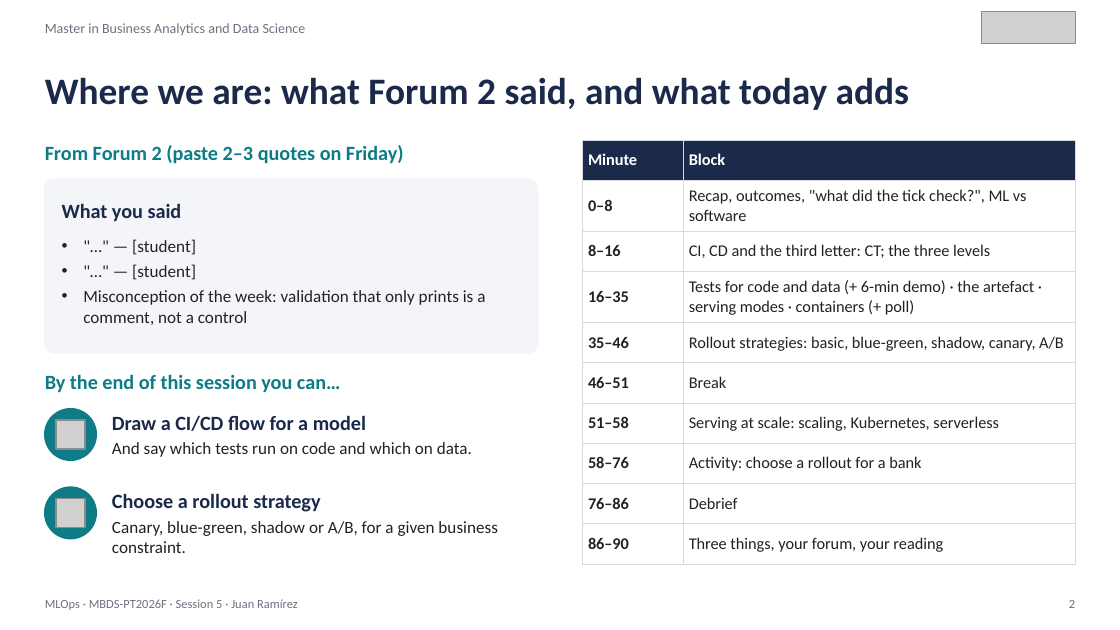
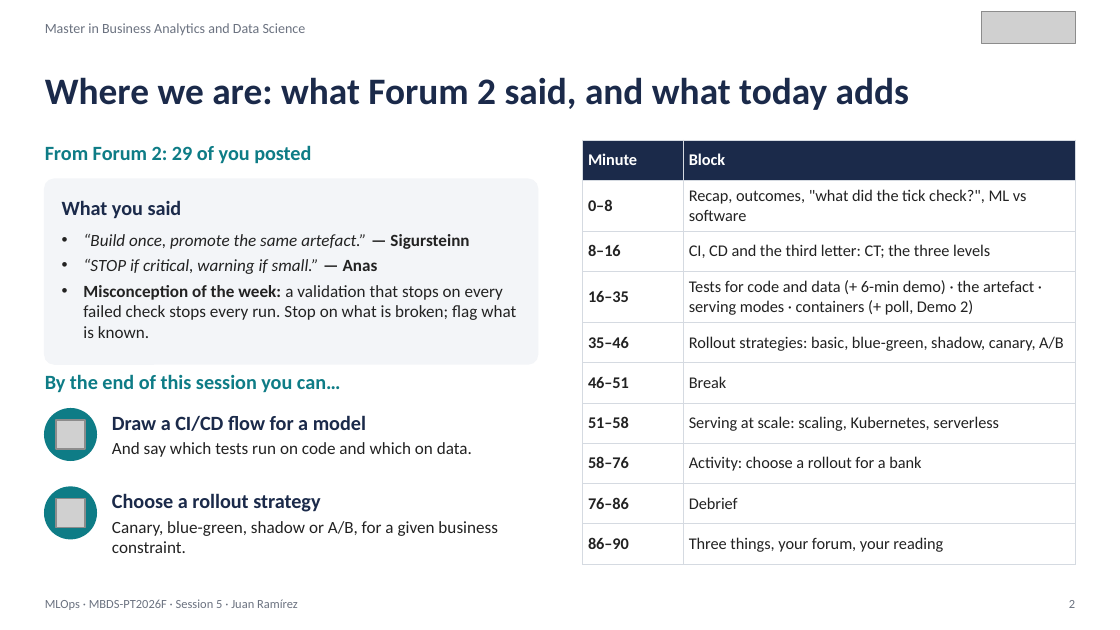
Before and after one commit to juanmaramirezgarcia/mlops-2026-27, a slide deck: slide 2 of 2026-27/S05/MLOps_S05_CICD_Deployment_Strategies.pptx. Drawn at 1120x630 pixels with LibreOffice and Linux fonts; fonts in the diff are those of the drawing; grey boxes stand for pictures. Boxes give left, top, right and bottom in pixels: in the first picture for what was removed or moved away, otherwise in the second. Text is boxed around its words. In the diff, an @@ line names an element or a change of style, - is before the commit and + after.

Commit message:
S05: registry-to-container demo and lab, new slide 16, Forum 2 quotes on slide 2, PDFs, activity brief; S04 Forum 2 recap posts

```diff
--- a/2026-27/S05/MLOps_S05_CICD_Deployment_Strategies.pptx
+++ b/2026-27/S05/MLOps_S05_CICD_Deployment_Strategies.pptx
@@ text at (45,145,311,164): text changed @@
-From Forum 2 (paste 2–3 quotes on Friday)
+From Forum 2: 29 of you posted
@@ table at (582,140,1075,573) @@
-row 4, column 2: Tests for code and data (+ 6-min demo) · the artefact · serving modes · containers (+ poll)
+row 4, column 2: Tests for code and data (+ 6-min demo) · the artefact · serving modes · containers (+ poll, Demo 2)
@@ rounded rectangle: place and size @@
-rounded rectangle at (45,179,538,353)
+rounded rectangle at (45,179,538,364)
@@ text at (83,234,516,338): text changed @@
-• "…" — [student]
-• "…" — [student]
-• Misconception of the week: validation that only prints is a comment, not a control
+• “Build once, promote the same artefact.” — Sigursteinn
+• “STOP if critical, warning if small.” — Anas
+• Misconception of the week: a validation that stops on every failed check stops every run. Stop on what is broken; flag what is known.
```
Also in this commit, not shown: 26 other slides changed, 1 slide added, 32 other files.
